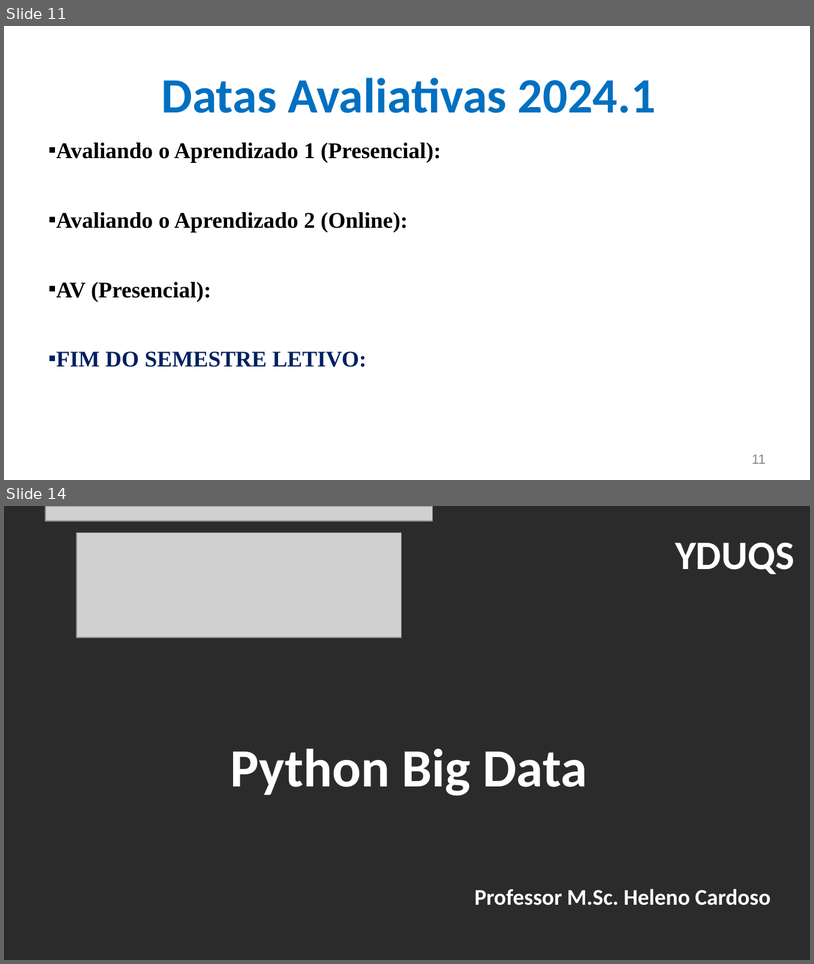
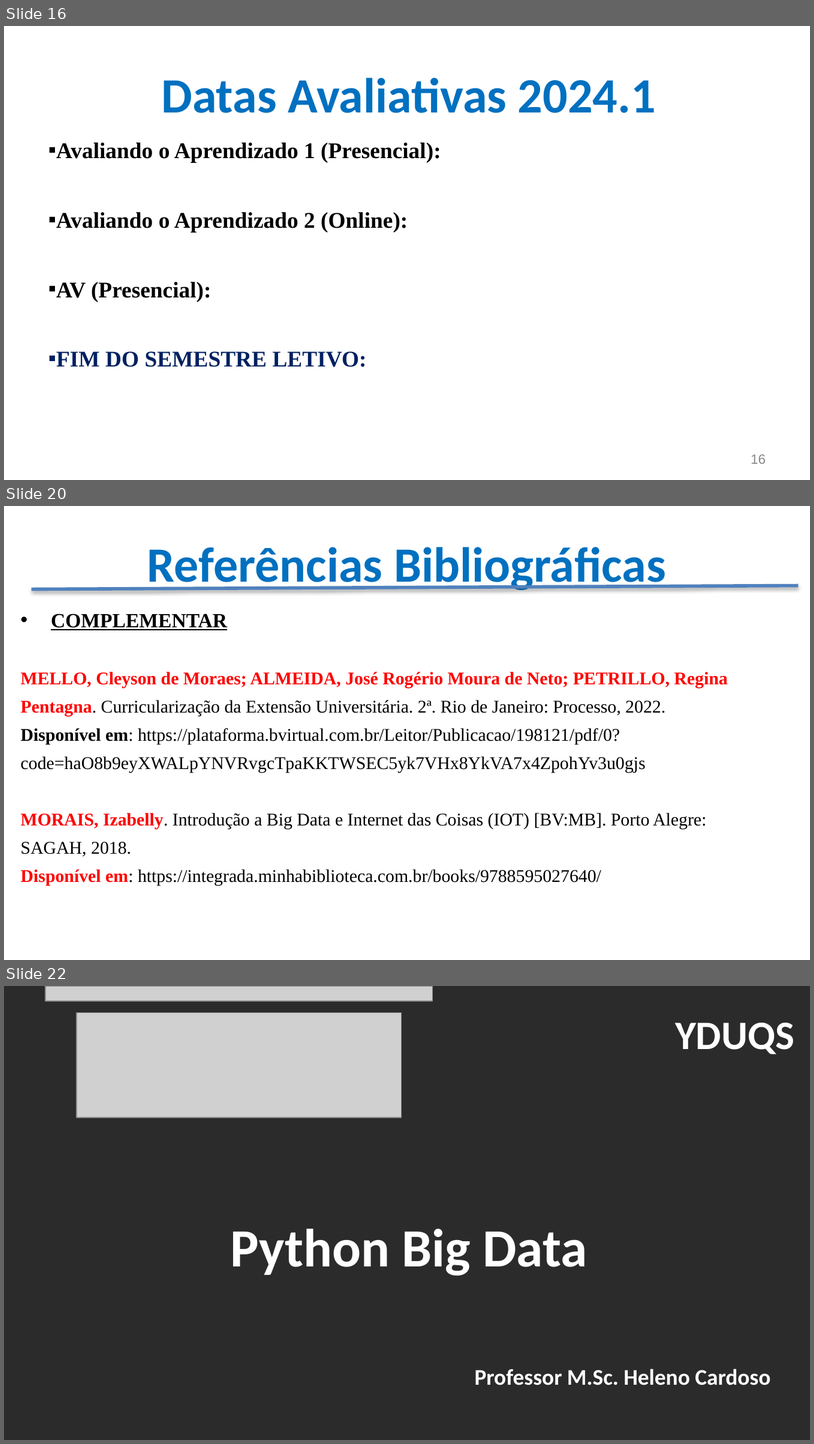
Before and after one commit to CloudEducationBrazil/WydenPythonBigData, a slide deck: Apresentação - Python Big Data.pptx. Shown one above the other, each under a label of ours: slides 11 and 14 before the commit, slides 16, 20 and 22 after it; the slides between them are not shown. The pictures are 814x964 and 814x1444 pixels, drawn with LibreOffice and Linux fonts; fonts in the diff are those of the drawing; grey boxes stand for pictures; background and template pictures are left out; a plain dark background stands for a picture behind light text. Boxes give left, top, right and bottom in pixels: in the first picture for what was removed or moved away, otherwise in the second. Text is boxed around its words. In the diff, an @@ line names an element or a change of style, - is before the commit and + after.

Commit message:
aulas ppt Python big data

```diff
--- a/Apresentação - Python Big Data.pptx
+++ b/Apresentação - Python Big Data.pptx
@@ slide 20 added at (4,506,810,960), background picture (left out) @@
@@ title added at (147,547,666,593), 44 pt, text #0070C0, bold @@
+Referências Bibliográficas
@@ line added from (32, 589) to (798, 586), #4F81BD 3 pt @@
@@ text added at (21,613,728,885), 16 pt, text #000000 @@
+• COMPLEMENTAR
+MELLO, Cleyson de Moraes; ALMEIDA, José Rogério Moura de Neto; PETRILLO, Regina
+Pentagna. Curricularização da Extensão Universitária. 2ª. Rio de Janeiro: Processo, 2022.
+Disponível em: https://plataforma.bvirtual.com.br/Leitor/Publicacao/198121/pdf/0?
+code=haO8b9eyXWALpYNVRvgcTpaKKTWSEC5yk7VHx8YkVA7x4ZpohYv3u0gjs
+MORAIS, Izabelly. Introdução a Big Data e Internet das Coisas (IOT) [BV:MB]. Porto Alegre:
+SAGAH, 2018.
+Disponível em: https://integrada.minhabiblioteca.com.br/books/9788595027640/
@@ what was slide 11 is now slide 16 @@
@@ page number at (751,454,766,463): text changed @@
-11
+16
@@ what was slide 14 is now slide 22 @@
```
Also in this commit, not shown: 5 slides changed, 8 other slides added, 1 slide removed, 29 other files.
